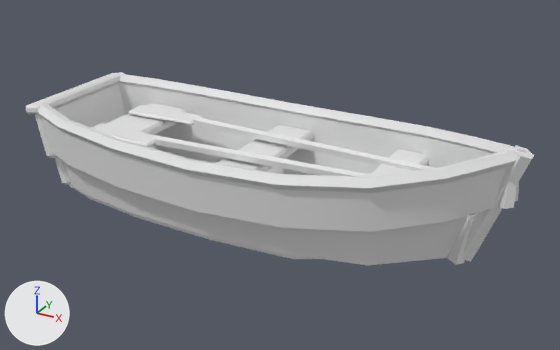
A saved change to the glTF model game/assets/models/rowboat.glb.
Rendered twice from a 50 mm camera at (0.81, -1.397, 0.815) aimed at (0.04, 0.003, 0.115). Arrows for +X, +Y and +Z are at lower left; the lights stay in place. The picture after the commit comes second. Vertices at exactly the same position are counted once.

In view in the first picture: 'rowboat'.
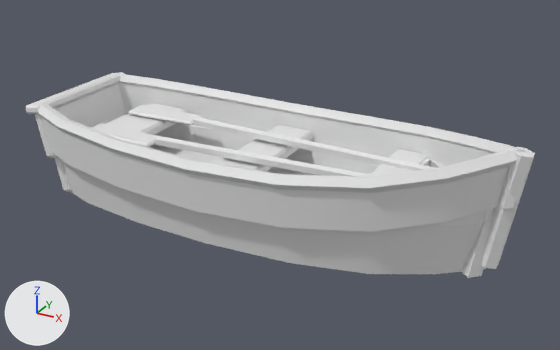
Boxes [x1, y1, x2, y2] around the edits, measured in the pictures (560 x 350 px; the box of a moved part takes in the faces that stretch with it):
'rowboat', reshaped (7% taller)
    before: [25, 72, 534, 265]
    after: [25, 72, 535, 278]
part 1 of me_rowboat, rebuilt (mostly hidden)
    before: [55, 156, 71, 185]
    after: [55, 156, 72, 192]
part 2 of me_rowboat, rebuilt
    before: [69, 157, 318, 259]
    after: [149, 144, 315, 175]
part 3 of me_rowboat, added
    after: [418, 158, 494, 226]
part 4 of me_rowboat, moved or reshaped
    before: [60, 123, 534, 265]
    after: [59, 123, 535, 278]

Diff of the bpy script that builds the scene:
```diff
--- a/game/assets/models/rowboat.glb.py
+++ b/game/assets/models/rowboat.glb.py
@@ me_rowboat @@
 # used by ob_rowboat; location = (0.0, 0.0, 0.0)
-me_rowboat.from_pydata(...)  # 462 vertices, 856 faces; spans x -0.56..0.578, y -0.227..0.224, z 0.0..0.28
+me_rowboat.from_pydata(...)  # 522 vertices, 976 faces; spans x -0.56..0.579, y -0.227..0.224, z 0.0..0.28
+# me_rowboat part 1: the loose piece of 24 vertices spanning x -0.529..-0.481, y -0.125..0.125, z 0.02..0.13 is rebuilt with 24 vertices and now spans x -0.532..-0.478, y -0.125..0.125, z 0.002..0.132
+# me_rowboat part 2: the loose piece of 22 vertices spanning x -0.52..0.4, y -0.152..0.152, z 0.0..0.04 is rebuilt with 30 vertices and now spans x -0.5..0.484, y -0.162..0.162, z 0.0..0.08
+# me_rowboat part 3: a new loose piece of 36 vertices spanning x 0.293..0.529, y -0.146..0.139, z 0.12..0.17, in mat_ay_hull (white #e7e7e7)
+# me_rowboat part 4
+# 7 vertices are removed from x 0.463..0.49, y -0.033..0.033, z 0.02..0.125
+# 20 faces are deleted
+# 10 vertices in x -0.513..0.147, y -0.17..0.17, z 0.02 move by (0.0, 0.0, -0.02)
+# 36 vertices move from x -0.513..0.578, y -0.172..0.172, z 0.02..0.279 to x -0.51..0.579, y -0.162..0.162, z 0.0..0.275
+# 23 vertices are added at x 0.412..0.529, y -0.074..0.074, z 0.0..0.125
+# 52 new faces join them, mat_ay_hull (white #e7e7e7)
 me_rowboat.materials.append(mat_ay_strake)
```
